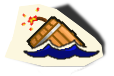
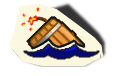
Before/after of a (114, 76) layered artwork. What changed in the layer stack:
painted on "Pasted Layer #4" over box(30, 37, 101, 76)
painted on "Layer" over box(4, 45, 23, 62)
painted on "Perspective Shadow #1" over box(5, 46, 23, 63)
